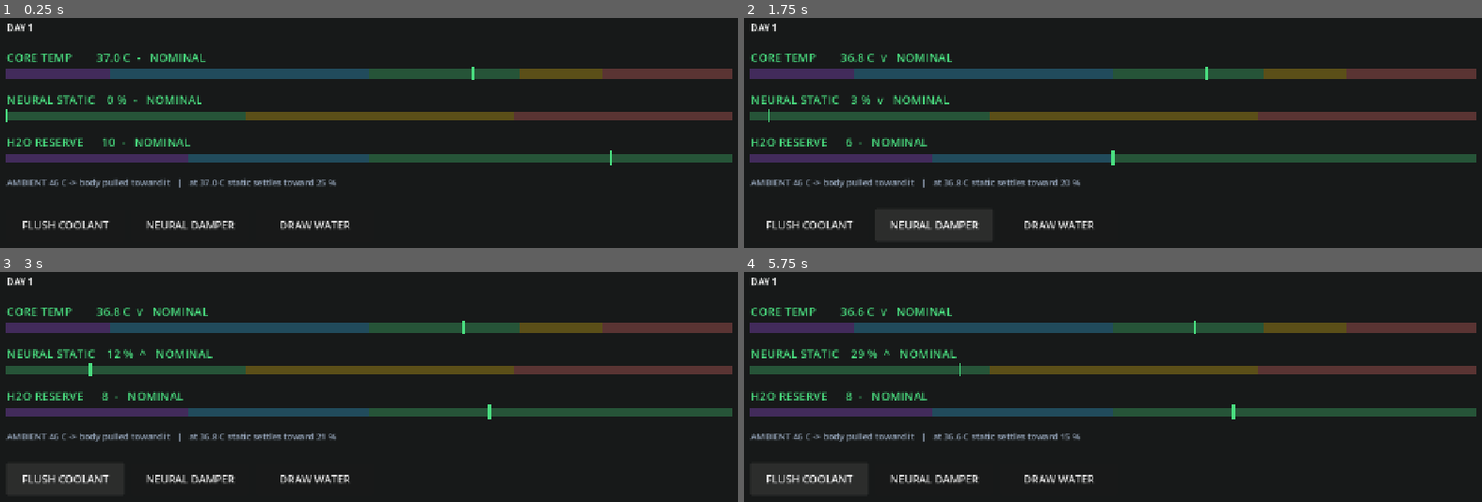
Above: before the commit, frames 1-4 (two rows, left to right).
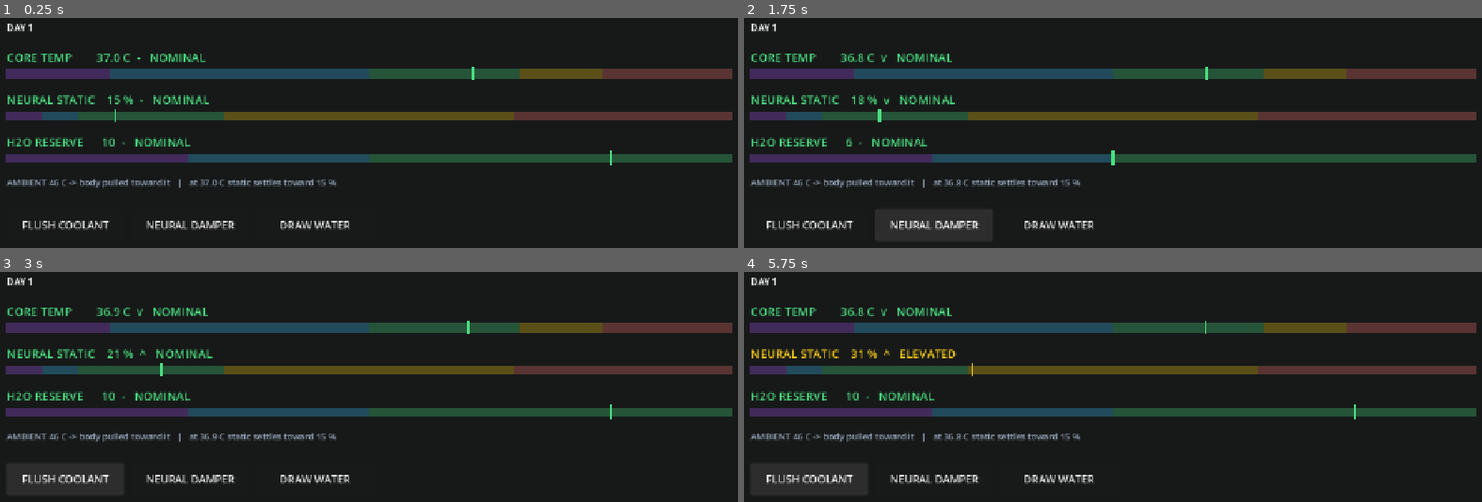
Above: after the commit, the same moments.

Repository: jcbarda/xenobiologist
Game: Godot game, scene res://scenes/main.tscn
Same seed, same stepped clock (60 frames per second), same inputs: the game is played once before the commit and once after it.
Inputs:
- Up to frame 1 (0.25 s): no input
- Up to frame 2 (1.75 s): click "FLUSH COOLANT" at 0.5 s; click "NEURAL DAMPER" at 1.25 s
- Up to frame 3 (3 s): click "DRAW WATER" at 2 s; click "FLUSH COOLANT" at 2.75 s
- Up to frame 4 (5.75 s): click "NEURAL DAMPER" at 3.5 s; click "DRAW WATER" at 4.25 s; click "FLUSH COOLANT" at 5 s

The runs differ from the first frame. In frame 1, 0.9% of the frame differs, in the area x 0-44%, y 33-74%; in frame 2, 0.9%; in frame 3, 1.0%; in frame 4, 1.5%, in the area x 0-83%, y 15-73%.

Commit message:
Static is brain activity; drawing water is a heat cost, not a static one
DRAW WATER is physical labour, so it now reads as one: its heat impulse
went 0.12 -> 0.35 and its exertion 0.14 -> 0.02, leaving only the flat
cognitive load plus a token of situational stress. Yield rose to 6 per
draw, because forcing more draws forces more compensating flushes and
every one of those pays cognitive load -- past a point the action economy
costs more static than the heat does.

Static is now the level of brain activity, and lethal at BOTH ends: 100%
is every circuit firing at once, 0% is silence. Roughly 10-30% is where a
person functions, and resting activity is 15% -- so a calm body settles
at baseline rather than at zero, and a run starts there. Over-suppression
is a real death, which makes the damper double-edged rather than merely
expensive.

Calm now sits at normal body temperature (37C), so holding the functional
band means holding core temperature within about half a degree of 37.
That is demanding, and it is what keeps FLUSH COOLANT the constant
activity rather than an occasional correction.

The static-engine guard MOVED and the old one is now wrong, so it has
been rewritten rather than left to mislead. It used to be arithmetic:
draw exertion had to exceed what the water bought back in damping. With
drawing now thermally expensive and nearly free in static, that
inequality no longer binds -- the guard is physical. Running the loop
fast enough to suppress static means drawing fast enough to cook. Checked
adversarially rather than assumed: a policy built to run the engine dies
either way, seizure at 175s in the cave, heat at 157s at the oasis edge.

Known gap, recorded in the design doc: with these three actions the LOW
fail state is unreachable -- gravity returns to baseline faster than the
damper suppresses, and the measured floor is ~10%. The low bands are a
warning zone today. They go live when the slice's synthesis can produce a
strong suppressant, where overshooting a sedative is exactly the kind of
mistake the assay system should punish.

Verified: parse and export pass; the GDScript sim reproduces the Python
model to the tick (oasis do-nothing heat at 172.2s, damper-spam 10.3s,
masher seizure at 51.9s, expert holds 29-33%); exported build renders the
five-band static gauge in Chrome with the marker at the 15% baseline.

Co-Authored-By: Claude Opus 5 <noreply@anthropic.com>

Diff:
--- a/autoload/game_state.gd
+++ b/autoload/game_state.gd
@@ -32,7 +32,8 @@
 		"ticks_elapsed": 0,
 		"day": 1,
 		"core_temperature": Tuning.CORE_TEMP_START,
-		"neural_static": 0.0,
+		# Resting brain activity, not zero -- zero is death, not a healthy start.
+		"neural_static": Tuning.STATIC_BASELINE,
 		# Momentum. Serialised with everything else, so a reloaded run resumes
 		# mid-glide rather than snapping to rest.
 		"temp_velocity": 0.0,
@@ -118,16 +119,22 @@
 	data.static_velocity += Tuning.STATIC_GRAVITY * (rest - data.neural_static) * sim_delta
 	data.static_velocity -= data.static_velocity * Tuning.STATIC_FRICTION * sim_delta
 	data.neural_static = clampf(
-		data.neural_static + data.static_velocity * sim_delta, 0.0, Tuning.STATIC_BLACKOUT
+		data.neural_static + data.static_velocity * sim_delta, 0.0, Tuning.STATIC_SEIZURE
 	)
 
 
-## Not a death screen -- the sim halts and M5 will slam the lid on it. Static is
-## checked first so a heat-driven spiral reports the symptom the player was
-## watching climb.
+## Not a death screen -- the sim halts and M5 will slam the lid on it.
+##
+## Static fails at BOTH ends, because it is brain activity: everything firing at
+## once, or nothing firing at all. Over-suppression is a real way to die, which
+## is what makes the damper genuinely double-edged rather than just expensive.
+## Static is checked before heat so a spiral reports the symptom the player was
+## actually watching climb.
 func _check_collapse() -> void:
-	if data.neural_static >= Tuning.STATIC_BLACKOUT:
-		data.blackout_cause = "NEURAL STATIC"
+	if data.neural_static >= Tuning.STATIC_SEIZURE:
+		data.blackout_cause = "NEURAL SEIZURE"
+	elif data.neural_static <= Tuning.STATIC_SILENCE:
+		data.blackout_cause = "NEURAL SILENCE"
 	elif data.core_temperature >= Tuning.CORE_TEMP_COLLAPSE:
 		data.blackout_cause = "CORE TEMPERATURE"
 	else:
--- a/sim/actions.gd
+++ b/sim/actions.gd
@@ -43,17 +43,18 @@
 		"water": -2,
 		"temp_impulse": 0.0,
 		"exertion": 0.0,
-		"damping": 0.12,
+		"damping": 0.08,
 		"brake": Tuning.DAMPER_BRAKE,
 	},
-	# Renews the chokepoint, and is the one genuinely strenuous act available: it
-	# heats you and costs the most static of anything here. Its exertion is what
-	# keeps the treadmill from becoming a static engine.
+	# Renews the chokepoint. It is physical labour, so it is almost entirely a
+	# HEAT cost -- its static charge is only the flat cognitive load plus a token
+	# of situational stress. Hauling water in the heat is what makes the treadmill
+	# self-limiting: run it fast enough to suppress static and you cook.
 	DRAW_WATER: {
 		"label": "DRAW WATER",
 		"water": Tuning.WATER_PER_DRAW,
-		"temp_impulse": 0.12,
-		"exertion": 0.14,
+		"temp_impulse": 0.35,
+		"exertion": 0.02,
 		"damping": 0.0,
 		"brake": 0.0,
 	},
--- a/sim/tuning.gd
+++ b/sim/tuning.gd
@@ -49,21 +49,35 @@
 
 # --- Neural static ----------------------------------------------------------
 
+## Static is the level of brain activity. 100% is everything firing at once --
+## seizure. 0% is silence -- braindead. Neither end is survivable, and roughly
+## 10-30% is the band a person actually functions in.
+##
 ## Stored 0..1 and displayed as a percentage. Normalised because M2's lag, drift
 ## and halo curves all want a 0..1 driver.
-const STATIC_BLACKOUT := 1.0
+const STATIC_SEIZURE := 1.0
+const STATIC_SILENCE := 0.02
 
-## Static wants 100% when the body is stressed, and sheds toward zero when it is
-## cool and resting. This mapping is the spine of the model -- it is why cooling
-## is the real treatment, why the damper is only ever a stopgap, and why the cave
-## is a refuge rather than merely a cooler place to die.
+## Resting brain activity. Static settles here when the body is calm, which is
+## why it is also the value a run starts at -- nobody boots at zero.
+const STATIC_BASELINE := 0.15
+
+## Static drives to 100% when the body is stressed and falls back to
+## STATIC_BASELINE when it is cool and resting -- not to zero, because zero is
+## death. This mapping is the spine of the model: it is why cooling is the real
+## treatment, why the damper is only ever a stopgap, and why the cave is a refuge
+## rather than merely a cooler place to die.
+##
+## CALM sits at normal body temperature, so holding the functional 10-30% band
+## means holding core temperature within about half a degree of 37. That is a
+## demanding target, and it is what keeps FLUSH COOLANT the constant activity.
 ##
 ## It is also load-bearing against RISK-6. Tried and rejected: pinning the rest
 ## point at 100% unconditionally. It reads well ("static always wants to win")
 ## but it leaves the damper as the ONLY downward force, which makes every action's
 ## cognitive load permanent -- and then doing nothing outlives playing well
 ## (172s vs 81s, measured). Paralysis must never be the optimal strategy.
-const STATIC_CALM_TEMP := 36.0
+const STATIC_CALM_TEMP := 37.0
 const STATIC_STRESS_TEMP := 40.0
 
 const STATIC_GRAVITY := 0.055
@@ -88,18 +102,24 @@
 const WATER_START := 10
 const WATER_CAPACITY := 12
 
-## The exchange rate that keeps the water treadmill honest, and the single
-## easiest thing to break by accident:
+## What stops the water treadmill becoming a "static engine" -- a loop that
+## refunds more calm than it costs, letting a fast clicker hold a clean interface
+## forever and deleting the degradation M2 exists to test.
 ##
-##   (WATER_PER_DRAW / damper water cost) * (damping - COGNITIVE_LOAD)
-##       must stay BELOW  (COGNITIVE_LOAD + draw exertion)
+## This guard MOVED when DRAW WATER became physical labour. It used to be
+## arithmetic: draw exertion had to exceed what the water bought back in damping.
+## Now that drawing is thermally expensive and nearly free in static, that
+## inequality no longer binds -- the guard is physical instead. Running the loop
+## fast enough to suppress static means drawing fast enough to cook yourself, and
+## the flushes needed to survive that cost cognitive load of their own.
 ##
-## Above that line, fetching water refunds more calm than it costs, the treadmill
-## becomes a static engine, and any fast clicker holds a pristine interface
-## forever -- which would delete the degradation M2 exists to test. Currently
-## 2 x (0.12 - 0.05) = 0.14  <  0.05 + 0.14 = 0.19. Re-check it after touching
-## any of those four numbers.
-const WATER_PER_DRAW := 4
+## Verified adversarially rather than assumed: a policy built specifically to run
+## the engine dies either way -- seizure at 175s in the cave (cognitive load of
+## ~1500 actions), heat at 157s at the oasis edge.
+##
+## So the number to watch when tuning is DRAW_WATER's temp_impulse. Drop it far
+## and the engine reopens.
+const WATER_PER_DRAW := 6
 
 # --- Loop shape -------------------------------------------------------------
 
@@ -117,4 +137,5 @@
 ## so it is the level no amount of dampering gets under.
 static func static_rest_point(core_temperature: float) -> float:
 	var span := STATIC_STRESS_TEMP - STATIC_CALM_TEMP
-	return clampf((core_temperature - STATIC_CALM_TEMP) / span, 0.0, 1.0)
+	var stress := clampf((core_temperature - STATIC_CALM_TEMP) / span, 0.0, 1.0)
+	return lerpf(STATIC_BASELINE, 1.0, stress)
--- a/sim/vitals.gd
+++ b/sim/vitals.gd
@@ -55,8 +55,9 @@
 	],
 }
 
-## Static has no low side -- zero is simply ideal, and the character never
-## suffers from too little of it.
+## Brain activity, and the only vital that is lethal at both ends: 100% is every
+## circuit firing at once, 0% is silence. Roughly 10-30% is where a person
+## actually functions, which makes this the narrowest safe band in the game.
 ##
 ## Expressed in PERCENT, not the 0..1 the sim stores, because that is how it is
 ## read out. Anything handing a value to this spec must scale it first.
@@ -64,7 +65,9 @@
 	"min": 0.0,
 	"max": 100.0,
 	"bands": [
-		{"until": 33.0, "band": Band.COMFORTABLE},
+		{"until": 5.0, "band": Band.HYPO_DEADLY},
+		{"until": 10.0, "band": Band.HYPO_TOLERABLE},
+		{"until": 30.0, "band": Band.COMFORTABLE},
 		{"until": 70.0, "band": Band.HYPER_TOLERABLE},
 		{"until": INF, "band": Band.HYPER_DEADLY},
 	],
